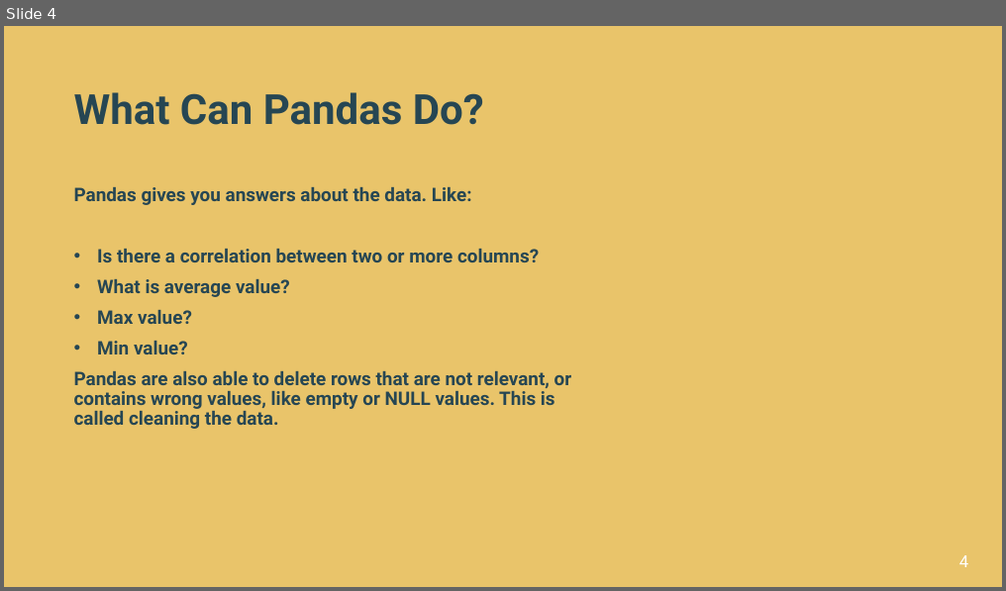
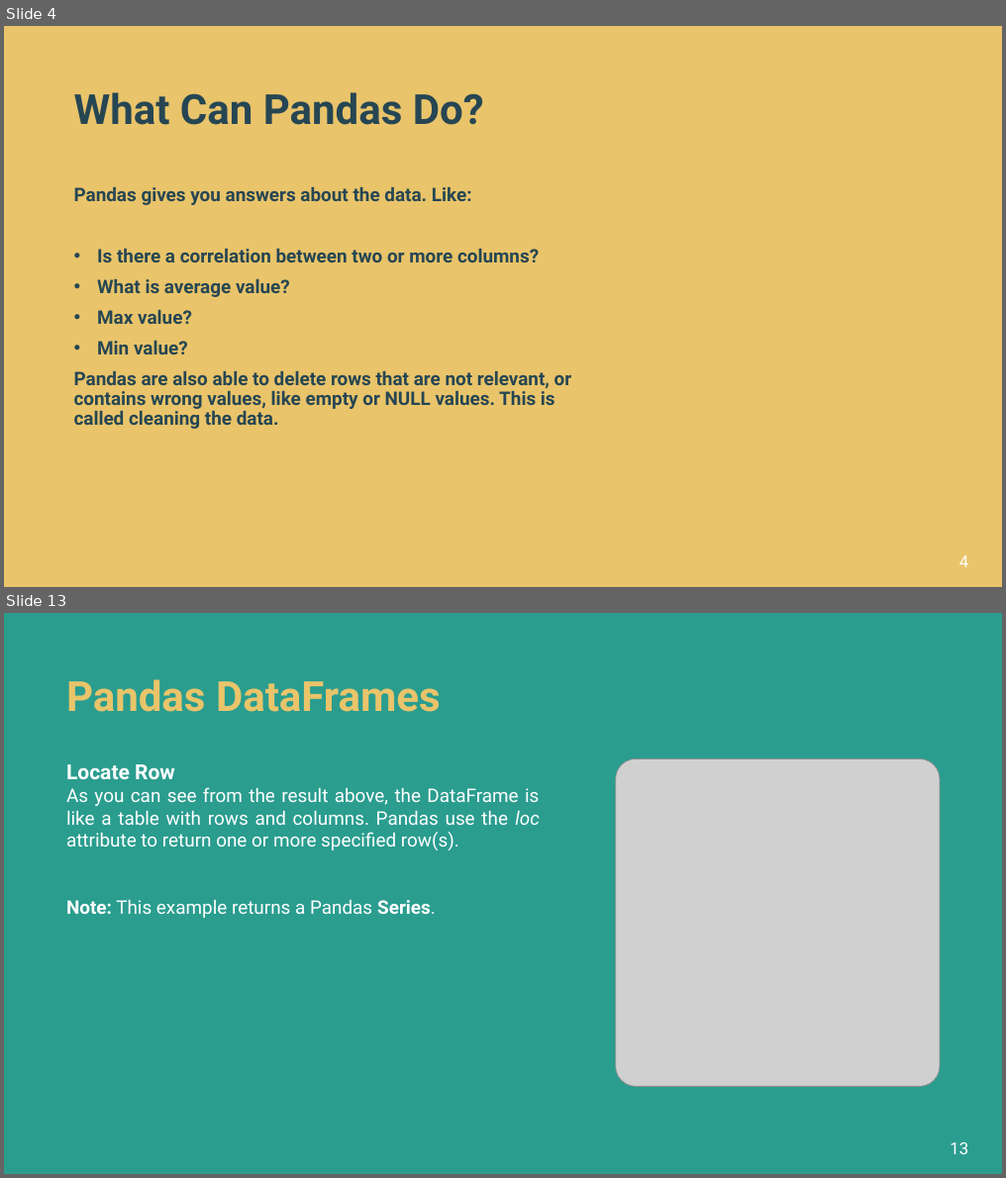
Before and after one commit to alishhde/PandasTutorial, a slide deck: Pandas Tutorials.pptx. Shown one above the other, each under a label of ours: slide 4 before the commit, slides 4 and 13 after it; the slides between them are not shown. The pictures are 1006x591 and 1006x1178 pixels, drawn with LibreOffice and Linux fonts; fonts in the diff are those of the drawing; grey boxes stand for pictures; background and template pictures are left out. Boxes give left, top, right and bottom in pixels: in the first picture for what was removed or moved away, otherwise in the second. Text is boxed around its words. In the diff, an @@ line names an element or a change of style, - is before the commit and + after.

```diff
--- a/Pandas Tutorials.pptx
+++ b/Pandas Tutorials.pptx
@@ slide 13 added at [4, 613, 1002, 1174], background #2A9D8F @@
@@ title added at [66, 679, 441, 712], 40 pt, text #E9C46A, bold @@
+Pandas DataFrames
@@ picture added at [616, 759, 940, 1087] @@
@@ text added at [66, 764, 539, 918], 18 pt, text #FFFFFF @@
+Locate Row
+As you can see from the result above, the DataFrame is like a table with rows and columns. Pandas use the loc attribute to return one or more specified row(s).
+Note: This example returns a Pandas Series.
@@ page number added at [949, 1143, 968, 1155], 16 pt, text #FFFFFF @@
+13
```
Also in this commit, not shown: 13 slides changed, 34 other slides added, 11 other files.
